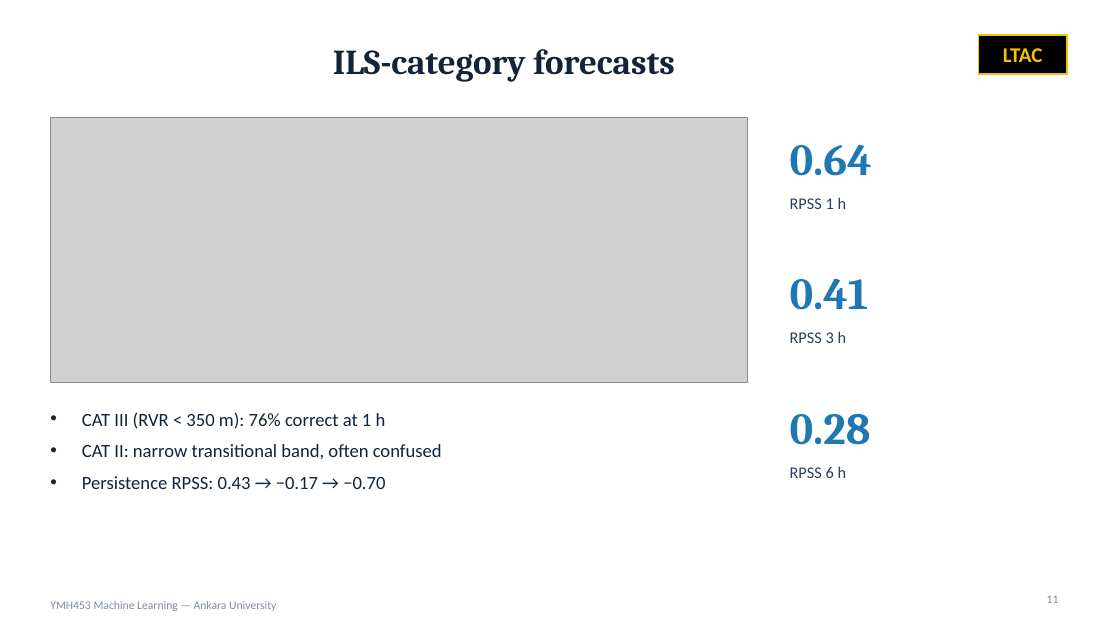
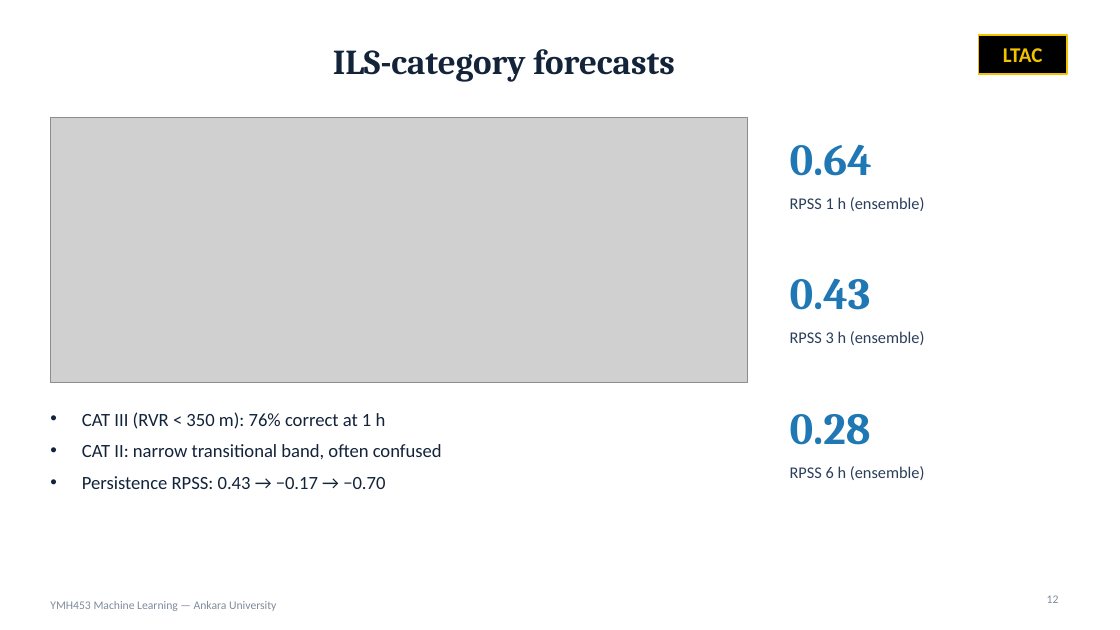
Before and after one commit to AtaSakik/esenboga-fog-nowcasting, a slide deck: slide 12 of presentation/Esenboga_Presentation_EN.pptx (slide 11 before the commit). Drawn at 1120x630 pixels with LibreOffice and Linux fonts; fonts in the diff are those of the drawing; grey boxes stand for pictures. Boxes give left, top, right and bottom in pixels: in the first picture for what was removed or moved away, otherwise in the second. Text is boxed around its words. In the diff, an @@ line names an element or a change of style, - is before the commit and + after.

Commit message:
Update the presentations with the benchmark of thirteen techniques
Add a benchmark slide, list the thirteen techniques, refresh the results, TREND,
onset, ILS and conclusion slides, and state that the analog forecast is the one
technique not significantly better than persistence at 1 h (papers and README too).

```diff
--- a/presentation/Esenboga_Presentation_EN.pptx
+++ b/presentation/Esenboga_Presentation_EN.pptx
@@ text at [790,197,925,211]: text changed @@
-RPSS 1 h
+RPSS 1 h (ensemble)
@@ text at [790,279,871,310]: text changed @@
-0.41
+0.43
@@ text at [790,331,925,345]: text changed @@
-RPSS 3 h
+RPSS 3 h (ensemble)
@@ text at [790,466,925,480]: text changed @@
-RPSS 6 h
+RPSS 6 h (ensemble)
@@ page number at [1047,595,1059,603]: text changed @@
-11
+12
```
Also in this commit, not shown: 6 other slides changed, 1 slide added, 9 other files.
